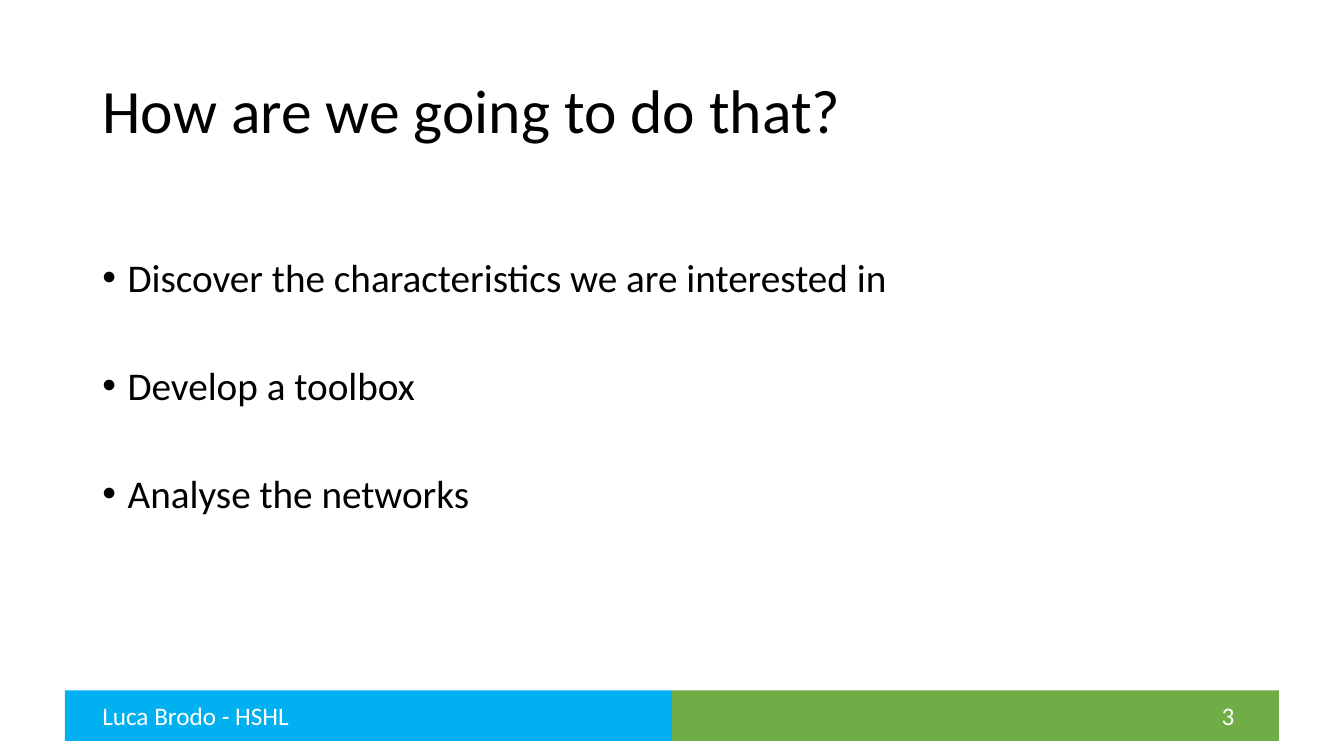
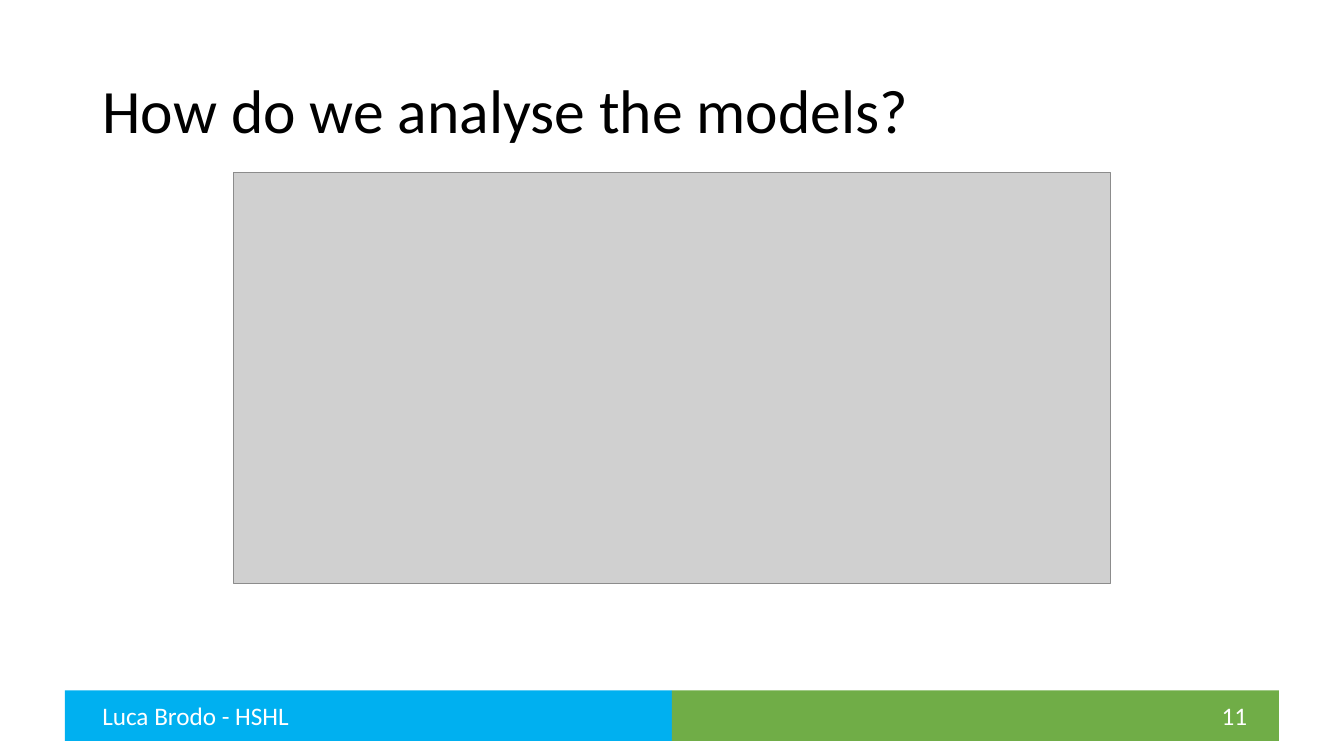
Before and after one commit to brodoluca/FinalThesisHSHL, a slide deck: slide 11 of Presentation/Final Presentation.pptx (slide 3 before the commit). Drawn at 1344x756 pixels with LibreOffice and Linux fonts; fonts in the diff are those of the drawing; grey boxes stand for pictures. Boxes give left, top, right and bottom in pixels: in the first picture for what was removed or moved away, otherwise in the second. Text is boxed around its words. In the diff, an @@ line names an element or a change of style, - is before the commit and + after.

```diff
--- a/Presentation/Final Presentation.pptx
+++ b/Presentation/Final Presentation.pptx
@@ title at (x1=102, y1=90, x2=908, y2=143): text changed @@
-How are we going to do that?
+How do we analyse the models?
@@ picture added at (x1=233, y1=172, x2=1111, y2=584) @@
@@ text removed at (x1=128, y1=264, x2=887, y2=515) @@
-• Discover the characteristics we are interested in
-• Develop a toolbox
-• Analyse the networks
@@ page number at (x1=1222, y1=709, x2=1248, y2=725): text changed @@
-3
+11
```
Also in this commit, not shown: 8 other slides changed, 5 slides added, 3 slides removed, 14 other files.
